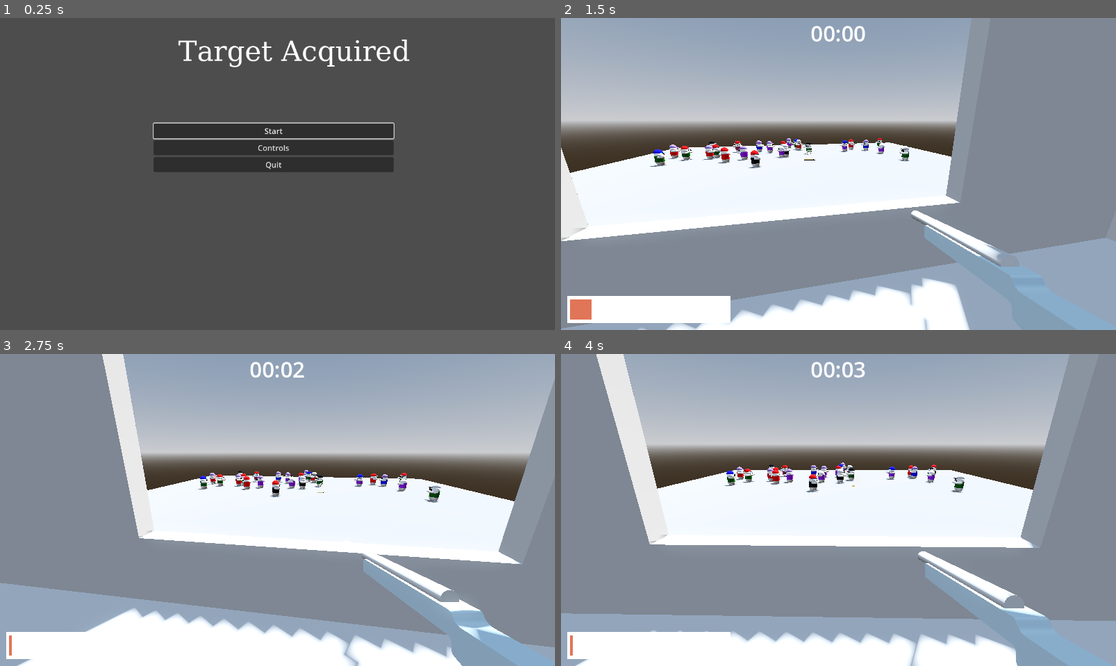
Above: before the commit, frames 1-4 (two rows, left to right).
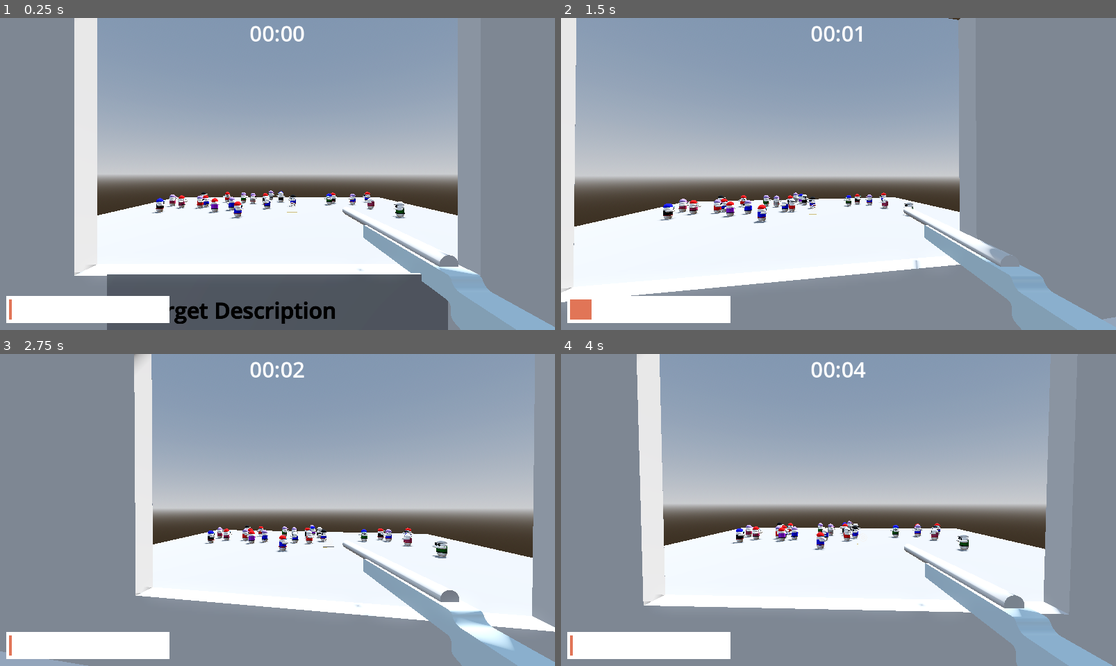
Above: after the commit, the same moments.

Repository: DataRange/game-jam-prep
Game: Godot game, scene res://Scenes/world.tscn
The game is run twice, just before and just after one commit, with the same random seed, the same clock (stepped at 60 frames per second) and the same inputs. Before the commit the project starts from res://Scenes/main_menu.tscn.
Inputs (mouse positions are in pixels of both pictures, inside the frame that each line leads up to):
- Up to frame 1 (0.25 s): no input
- Up to frame 2 (1.5 s): click (832, 130) at 0.5 s, where only the run before the commit has a clickable "Start"; move the mouse to (866, 174) at 1.27 s; press the mouse at (866, 174) at 1.28 s
- Up to frame 3 (2.75 s): move the mouse to (249, 510) at 2.02 s; release the mouse at (249, 510) at 2.03 s; tap Tab (open_guide) at 2.1 s
- Up to frame 4 (4 s): move the mouse to (849, 503) at 2.77 s; hold Right mouse button (right_click) 2.78-3.53 s; move the mouse to (832, 516) at 3.52 s; click (832, 516) at 3.6 s

The runs differ from the first frame. In frame 1, 90% of the frame differs, in the area x 0-100%, y 0-100%; in frame 2, 57%; in frame 3, 59%; in frame 4, 61%.

Commit message:
small character changes

Diff:
--- a/Scripts/character.gd
+++ b/Scripts/character.gd
@@ -28,9 +28,16 @@
 	Color.BLACK: "Black",
 	Color.PURPLE: "Purple",
 	Color.DARK_GREEN: "Green",
-	Color.MAROON: "Maroon"
+	Color.MAROON: "Maroon",
+	Color.DARK_GRAY: "Gray"
 }
 var shirtColor = shirtColorSpecs.keys().pick_random()
+
+var beltColorSpecs: Dictionary = {
+	Color.BLACK: "Black",
+	Color.BROWN: "Brown",
+}
+var beltColor = beltColorSpecs.keys().pick_random()
 
 func _ready() -> void:
 
@@ -54,11 +61,23 @@
 	newShirt.scale.z = 2.0
 	newShirt.position.y = -1
 
-	var color: StandardMaterial3D = StandardMaterial3D.new()
-	color.albedo_color = shirtColor
-	newShirt.material_overlay = color
+	var shirtMaterial: StandardMaterial3D = StandardMaterial3D.new()
+	shirtMaterial.albedo_color = shirtColor
+	newShirt.material_overlay = shirtMaterial
+
+	var newBelt: MeshInstance3D = MeshInstance3D.new()
+	newBelt.mesh = CylinderMesh.new()
+	newBelt.scale.x = 2.1
+	newBelt.scale.y = .1
+	newBelt.scale.z = 2.1
+	newBelt.position.y = -1.6
+
+	var beltMaterial: StandardMaterial3D = StandardMaterial3D.new()
+	beltMaterial.albedo_color = beltColor
+	newBelt.material_overlay = beltMaterial
 
 	body.add_child(newShirt)
+	body.add_child(newBelt)
 
 func _process(delta: float) -> void:
 
--- a/project.godot
+++ b/project.godot
@@ -11,7 +11,7 @@
 [application]
 
 config/name="Game Jam Prep"
-run/main_scene="uid://dl4ds0u2llny4"
+run/main_scene="uid://1ffjdnxshitx"
 config/features=PackedStringArray("4.4", "Forward Plus")
 config/icon="res://icon.svg"
 
Not shown: 1 places in Scenes/main_menu.tscn that only renumber resources
